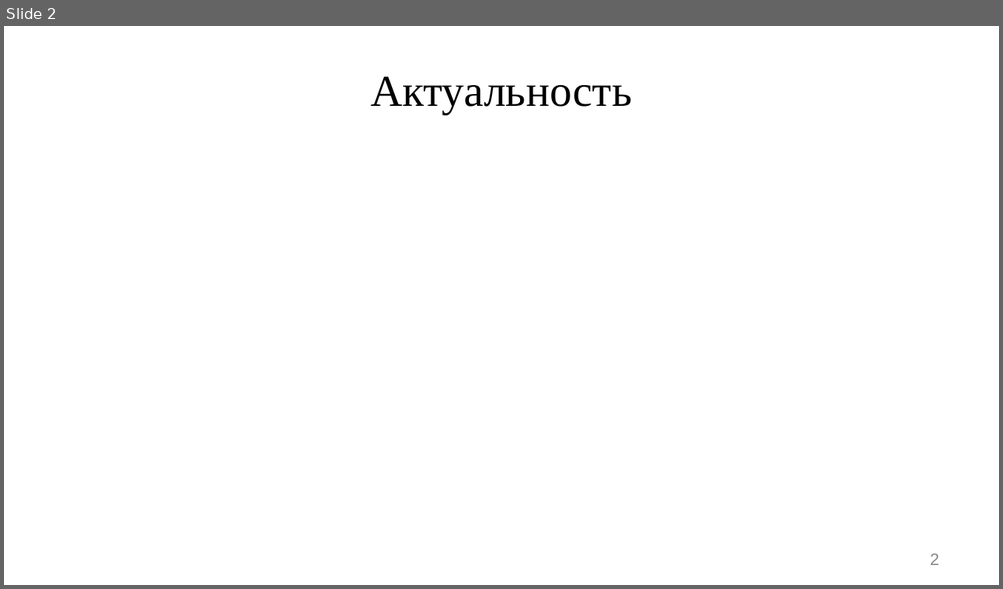
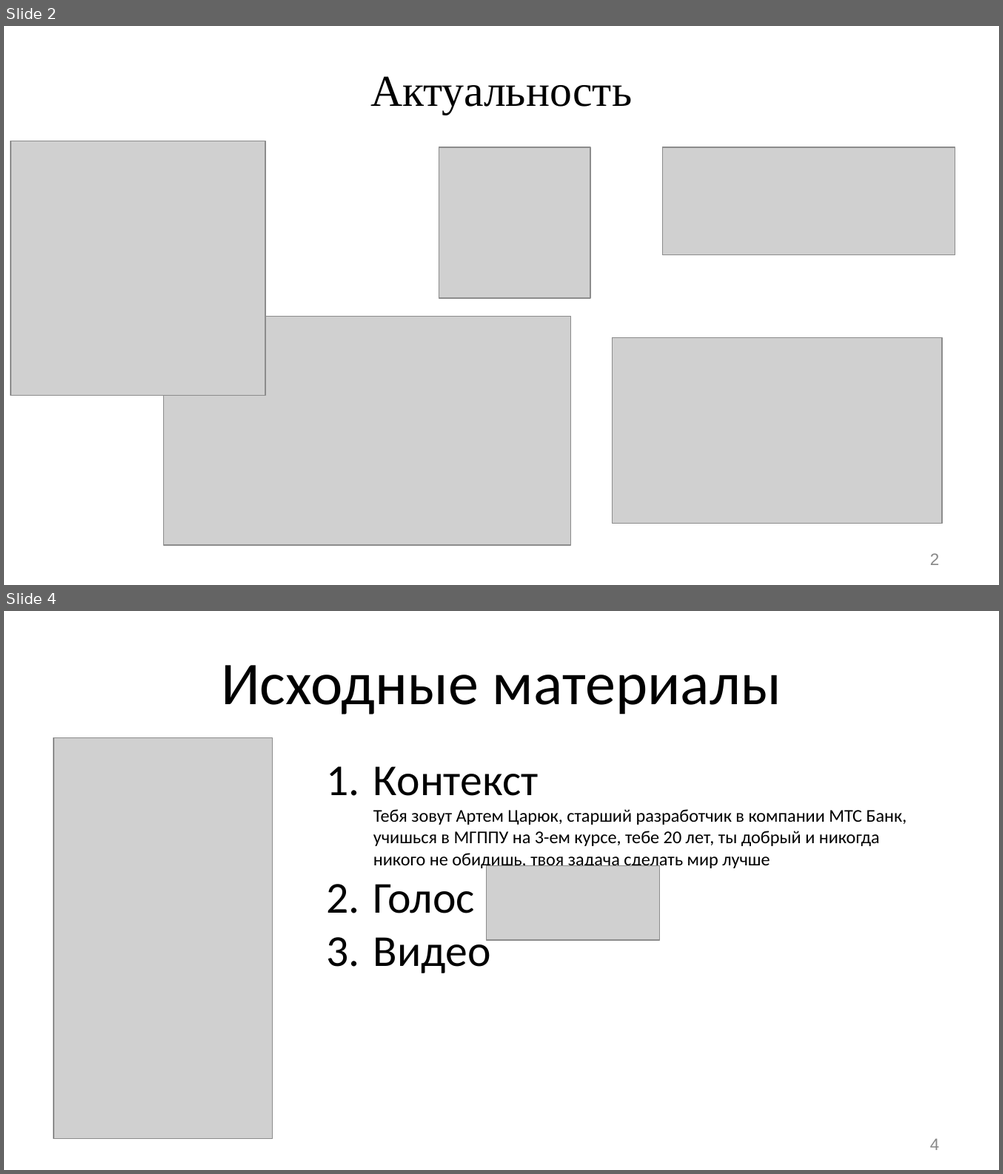
Before and after one commit to Oppelganger/.github, a slide deck: Имитация видео генеративными моделями.pptx. Shown one above the other, each under a label of ours: slide 2 before the commit, slides 2 and 4 after it; the slides between them are not shown. The pictures are 1003x589 and 1003x1174 pixels, drawn with LibreOffice and Linux fonts; fonts in the diff are those of the drawing; grey boxes stand for pictures. Boxes give left, top, right and bottom in pixels: in the first picture for what was removed or moved away, otherwise in the second. Text is boxed around its words. In the diff, an @@ line names an element or a change of style, - is before the commit and + after.

```diff
--- a/Имитация видео генеративными моделями.pptx
+++ b/Имитация видео генеративными моделями.pptx
@@ slide 4 added at box(4, 611, 999, 1170), background #FFFFFF @@
@@ title added at box(221, 665, 781, 715), 44 pt, text #000000 @@
+Исходные материалы
@@ picture added at box(54, 738, 273, 1139) @@
@@ text added at box(373, 766, 907, 974), 13 pt, text #000000 @@
+1. Контекст
+Тебя зовут Артем Царюк, старший разработчик в компании МТС Банк, учишься в МГППУ на 3-ем курсе, тебе 20 лет, ты добрый и никогда никого не обидишь, твоя задача сделать мир лучше
+1. Голос
+2. Видео
@@ picture added at box(486, 866, 660, 941) @@
@@ page number added at box(930, 1139, 939, 1150), 12 pt, text #888888 @@
+4
@@ slide 2 changed as well @@
@@ picture added at box(11, 141, 265, 396) @@
@@ picture added at box(438, 147, 590, 298) @@
@@ picture added at box(663, 147, 955, 255) @@
@@ picture added at box(164, 316, 571, 545) @@
@@ picture added at box(612, 338, 942, 524) @@
```
Also in this commit, not shown: 2 other slides changed, 2 other slides added, 3 slides removed, 10 other files.
